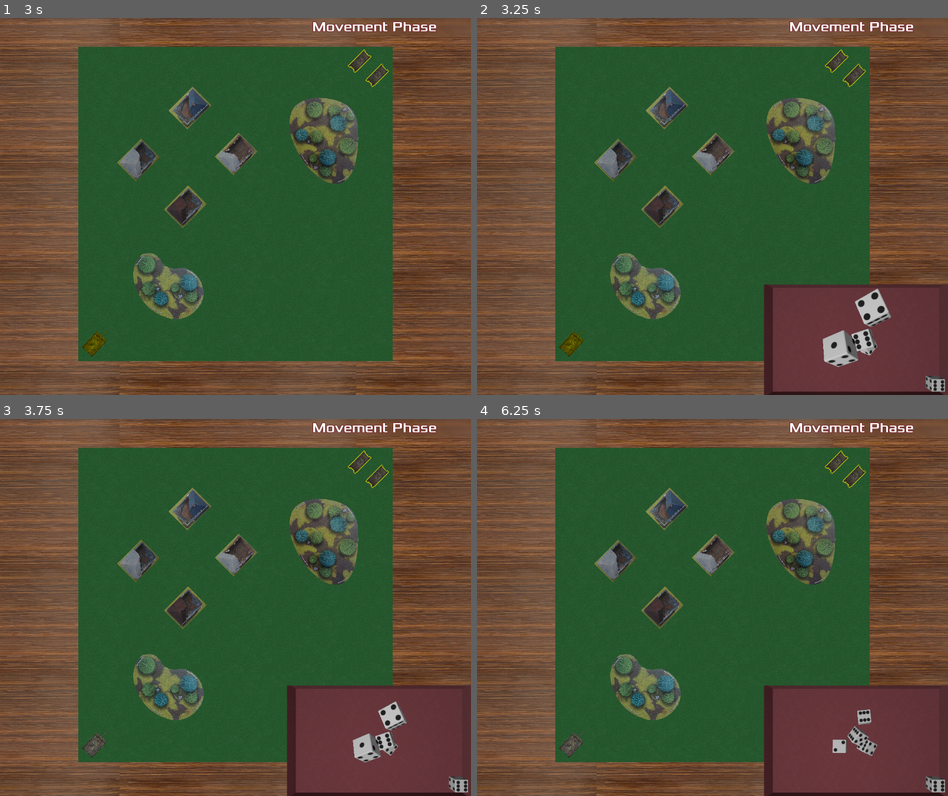
Above: before the commit, frames 1-4 (two rows, left to right).
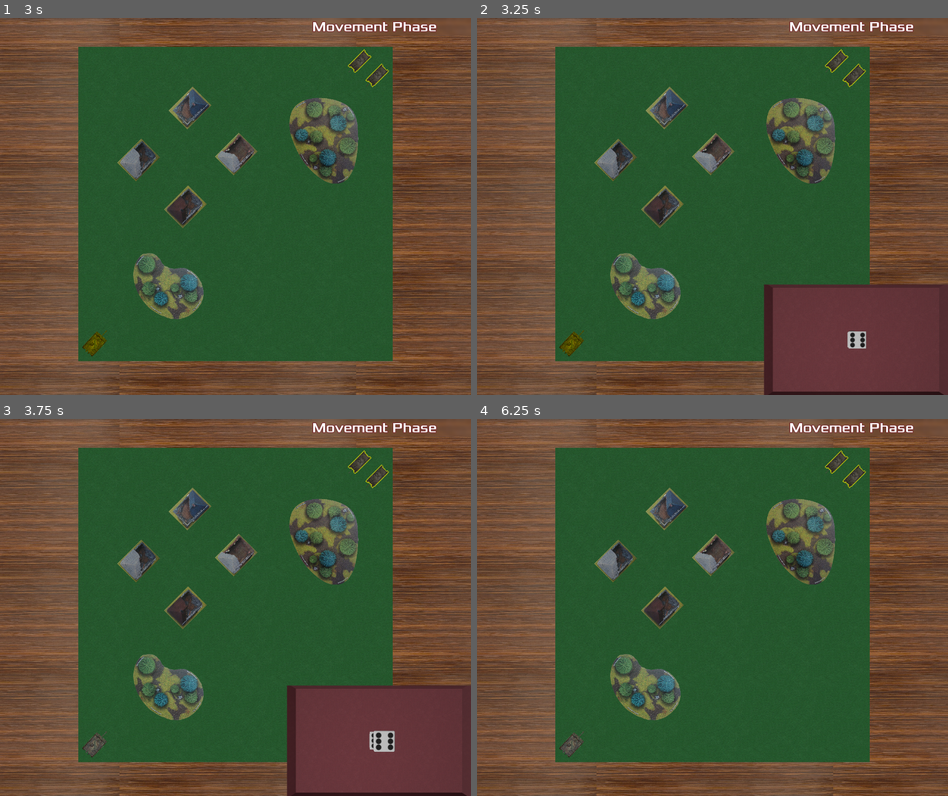
Above: after the commit, the same moments.

Repository: raulh39/Tanks2d
Game: Godot game, scene res://Scenes/Menu.tscn
The game is run twice, just before and just after one commit, with the same random seed, the same clock (stepped at 60 frames per second) and the same inputs.
Inputs (mouse positions are in pixels of both pictures, inside the frame that each line leads up to):
- Up to frame 1 (3 s): click "New Game" at 0.5 s; tap Enter (ui_accept) at 1.25, 2, 2.75 s; drag from (357, 67) to (324, 142) at 1.27 s; drag from (376, 82) to (324, 142) at 2.02 s; move the mouse to (98, 345) at 2.77 s; hold Right (ui_right) from 2.78 s (still down); tap Mouse wheel up (cam_zoom_in) at 2.85 s; click (98, 345) at 2.92 s
- Up to frame 2 (3.25 s): keep holding Right (ui_right); tap R (roll) at 3.05 s
- Up to frame 3 (3.75 s): release Right (ui_right) at 3.5 s; drag from (211, 682) to (136, 562) at 3.52 s
- Up to frame 4 (6.25 s): move the mouse to (853, 664) at 4.27 s; hold Left (ui_left) 4.28-5 s; tap R (roll) at 4.35, 6.05 s; tap Enter (ui_accept) at 4.52, 5.75 s; drag from (571, 550) to (660, 607) at 5.02 s; move the mouse to (736, 607) at 5.77 s; hold Down (ui_down) from 5.78 s (still down); hold Middle mouse button (cam_drag) from 5.78 s (still down); click (736, 607) at 5.92 s

Frame 1 is identical in both runs. In frame 2, 1.4% of the frame differs, in the area x 73-100%, y 71-100%; in frame 3, 0.9%; in frame 4, 8.4%, in the area x 60-100%, y 70-100%.

Commit message:
Control dice creation, roll and destruction

Diff:
--- a/Code/Main.gd
+++ b/Code/Main.gd
@@ -2,7 +2,9 @@
 
 onready var _gui := $CanvasLayer/GUI
 
-var _shooting:=false
+var _shooting:=false #TODO: is this used?
+
+var _rolling := false
 
 func _ready():
 	var _3d_viewport := $Viewport
@@ -36,6 +38,12 @@
 	_gui.hide_info()
 
 func _input(event):
-	if event.is_action("roll"):
+	if not _rolling and event.is_action("roll"):
+		_rolling = true
 		$CanvasLayer/Container3D.visible = true
-		$Viewport/Roll.roll()
+		$Viewport/Roll.roll(5)
+
+
+func _on_Roll_rolled() -> void:
+		_rolling = false
+		$CanvasLayer/Container3D.visible = false
--- a/Scenes/Main.tscn
+++ b/Scenes/Main.tscn
@@ -70,3 +70,4 @@
 [connection signal="mouse_exited_target_vehicle" from="TankList" to="." method="_on_TankList_mouse_exited_target_vehicle"]
 [connection signal="vehicle_about_to_shoot" from="TankList" to="." method="_on_TankList_vehicle_about_to_shoot"]
 [connection signal="vehicle_shooted" from="TankList" to="." method="_on_TankList_vehicle_shooted"]
+[connection signal="rolled" from="Viewport/Roll" to="." method="_on_Roll_rolled"]
--- a/Scenes/Roll/Dice.gd
+++ b/Scenes/Roll/Dice.gd
@@ -1,7 +1,8 @@
 extends RigidBody
 
+class_name Dice
+
 func _ready() -> void:
-	add_to_group("dices")
 	stop()
 
 func run() -> void:
--- a/Scenes/Roll/Roll.tscn
+++ b/Scenes/Roll/Roll.tscn
@@ -1,13 +1,37 @@
-[gd_scene load_steps=4 format=2]
+[gd_scene load_steps=3 format=2]
 
 [ext_resource path="res://Scenes/Roll/Wall.tscn" type="PackedScene" id=1]
-[ext_resource path="res://Scenes/Roll/Dice.tscn" type="PackedScene" id=2]
 
 [sub_resource type="GDScript" id=1]
 script/source = "extends Spatial
 
-func roll():
-	get_tree().call_group(\"dices\", \"run\")
+var _dice_scene = preload(\"res://Scenes/Roll/Dice.tscn\")
+var _dices_rolling:= 0
+var _dices:=[]
+
+signal rolled
+
+func dice_sleeping_state_changed(dice: Dice, d:int)->void:
+	if dice.sleeping:
+		_dices_rolling -= 1
+	else:
+		_dices_rolling += 1
+	if _dices_rolling > 0: return
+	for dice in _dices:
+		remove_child(dice)
+		dice.queue_free()
+	emit_signal(\"rolled\")
+
+
+func roll(number_of_dices: int) -> void:
+	if _dices_rolling > 0: return
+	_dices_rolling = number_of_dices
+	for d in range(0, number_of_dices):
+		var new_dice:Dice = _dice_scene.instance()
+		add_child(new_dice)
+		new_dice.connect(\"sleeping_state_changed\", self, \"dice_sleeping_state_changed\", [new_dice, d])
+		new_dice.run()
+		_dices.append(new_dice)
 "
 
 [node name="Roll" type="Spatial"]
@@ -48,20 +72,3 @@
 
 [node name="Wall_back" parent="." instance=ExtResource( 1 )]
 transform = Transform( 8, 0, 0, 0, -4.37114e-08, 5, 0, -1, -2.18557e-07, 0, 5, 5 )
-
-[node name="Dice" parent="." instance=ExtResource( 2 )]
-transform = Transform( 0.924215, -0.246544, 0.29162, 0.251784, 0.967576, 0.0200499, -0.287107, 0.0548947, 0.956324, 0.514496, 4.22112, -0.0011235 )
-linear_velocity = Vector3( 0, -13.65, -28.19 )
-
-[node name="Dice2" parent="." instance=ExtResource( 2 )]
-transform = Transform( 0.351148, 0.366529, -0.861597, -0.935766, 0.169009, -0.309479, 0.0321858, 0.914927, 0.402334, 0.811492, 6.70582, -1.3734 )
-linear_velocity = Vector3( 0, 0, 14 )
-
-[node name="Dice3" parent="." instance=ExtResource( 2 )]
-transform = Transform( -0.174459, 0.414413, -0.893211, -0.484882, -0.82567, -0.288372, -0.857003, 0.382792, 0.344986, -0.694922, 6.70001, 0.444001 )
-
-[node name="Dice4" parent="." instance=ExtResource( 2 )]
-transform = Transform( -0.650118, -0.417718, 0.634712, -0.736468, 0.55197, -0.39108, -0.186981, -0.721693, -0.666482, 0.918951, 1.50985, 0.444001 )
-
-[node name="Dice5" parent="." instance=ExtResource( 2 )]
-transform = Transform( 1, 0, 0, 0, 1, 0, 0, 0, 1, 7.21473, 0.57323, 4.31565 )
--- a/project.godot
+++ b/project.godot
@@ -13,6 +13,11 @@
 "class": "Arrow",
 "language": "GDScript",
 "path": "res://Code/Arrow.gd"
+}, {
+"base": "RigidBody",
+"class": "Dice",
+"language": "GDScript",
+"path": "res://Scenes/Roll/Dice.gd"
 }, {
 "base": "MarginContainer",
 "class": "Gui",
@@ -31,6 +36,7 @@
 } ]
 _global_script_class_icons={
 "Arrow": "",
+"Dice": "",
 "Gui": "",
 "Turret": "",
 "Vehicle": ""
